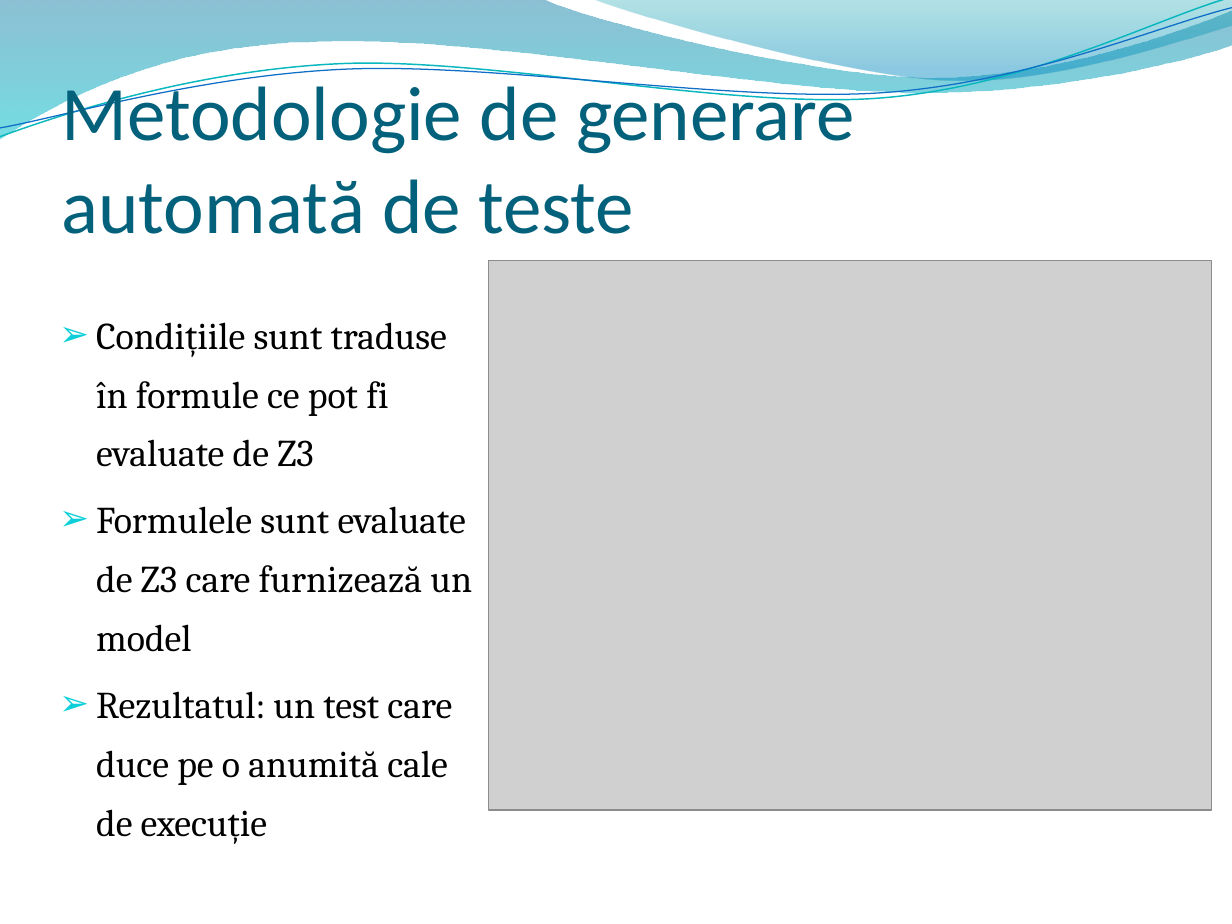
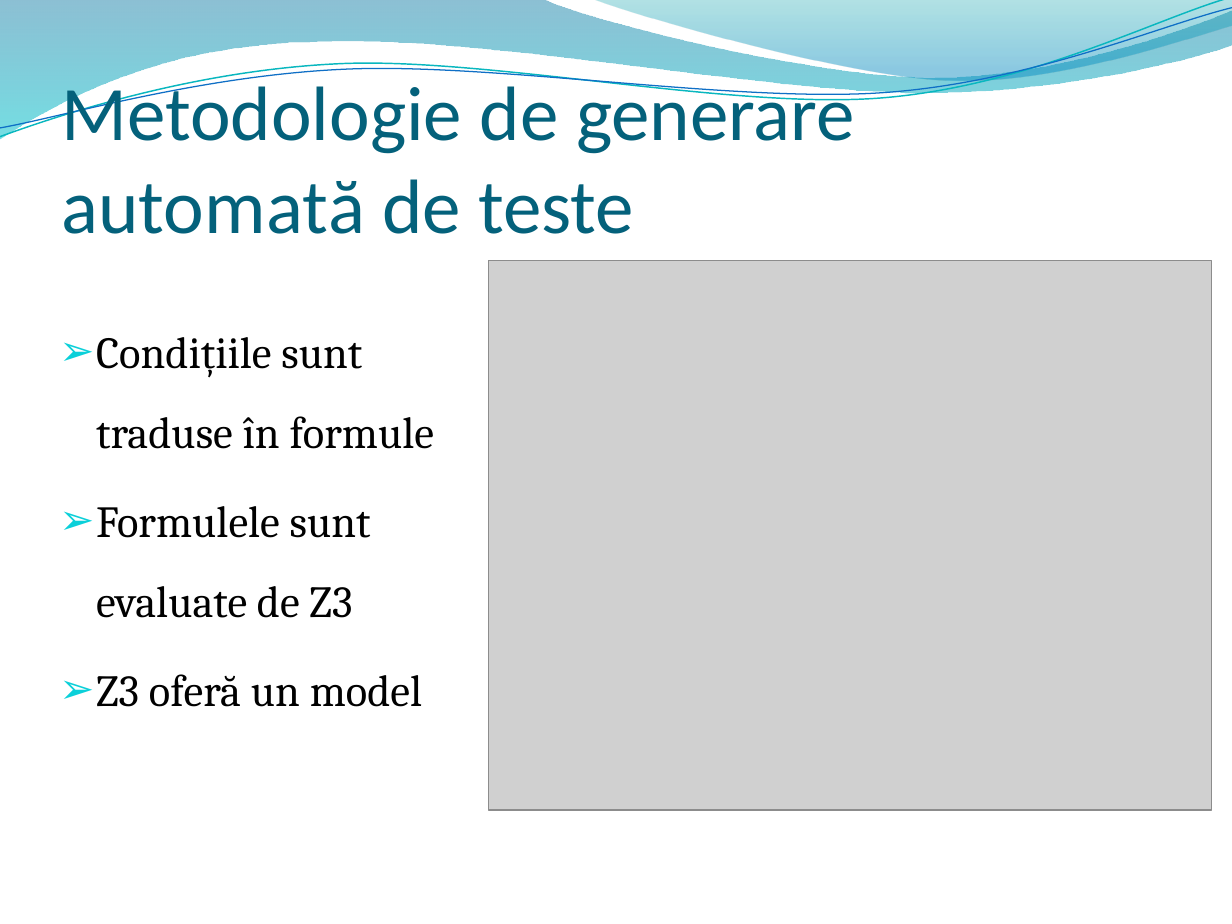
Before and after one commit to iulianag/Licenta2018GaborIuliana, a slide deck: slide 6 of Prezentare licenta.pptx. Drawn at 1232x924 pixels with LibreOffice and Linux fonts; fonts in the diff are those of the drawing; grey boxes stand for pictures; background and template pictures are left out. Boxes give left, top, right and bottom in pixels: in the first picture for what was removed or moved away, otherwise in the second. Text is boxed around its words. In the diff, an @@ line names an element or a change of style, - is before the commit and + after.

```diff
--- a/Prezentare licenta.pptx
+++ b/Prezentare licenta.pptx
@@ text at <box>96,337,434,707</box>: text changed; size 22.1 to 26 pt @@
-➢ Condițiile sunt traduse în formule ce pot fi evaluate de Z3
-➢ Formulele sunt evaluate de Z3 care furnizează un model
-➢ Rezultatul: un test care duce pe o anumită cale de execuție
+➢ Condițiile sunt traduse în formule
+➢ Formulele sunt evaluate de Z3
+➢ Z3 oferă un model
```
Also in this commit, not shown: 2 other slides changed, 1 slide added, 1 slide removed.
